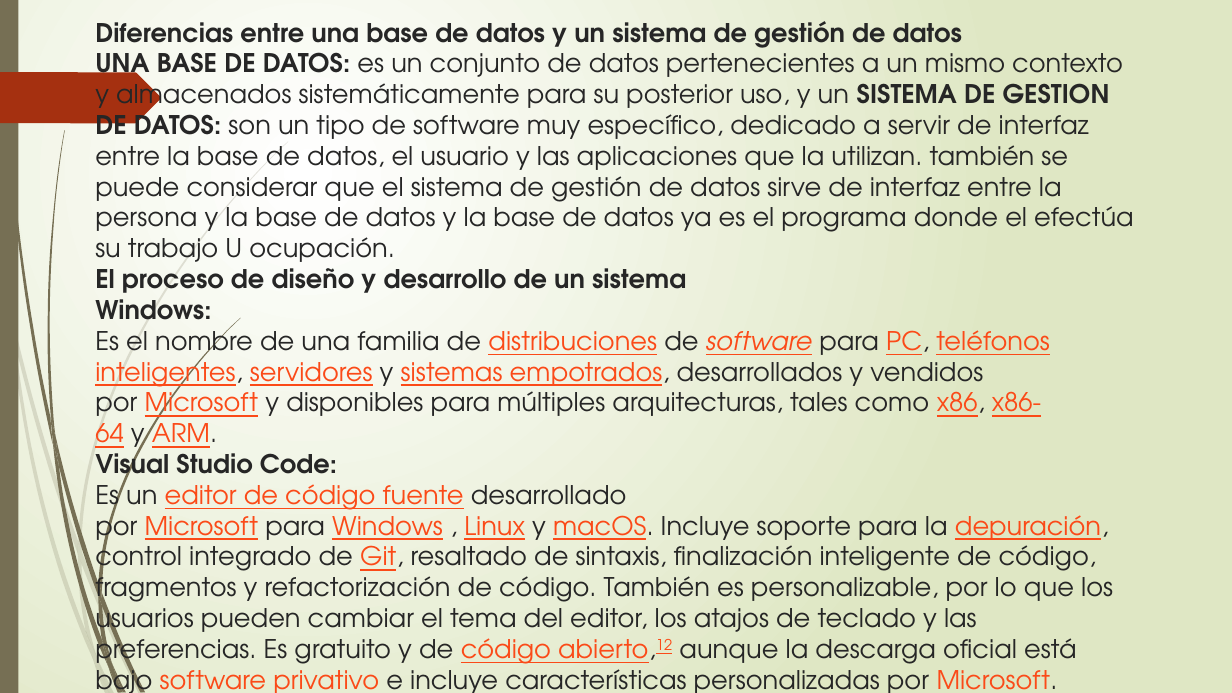
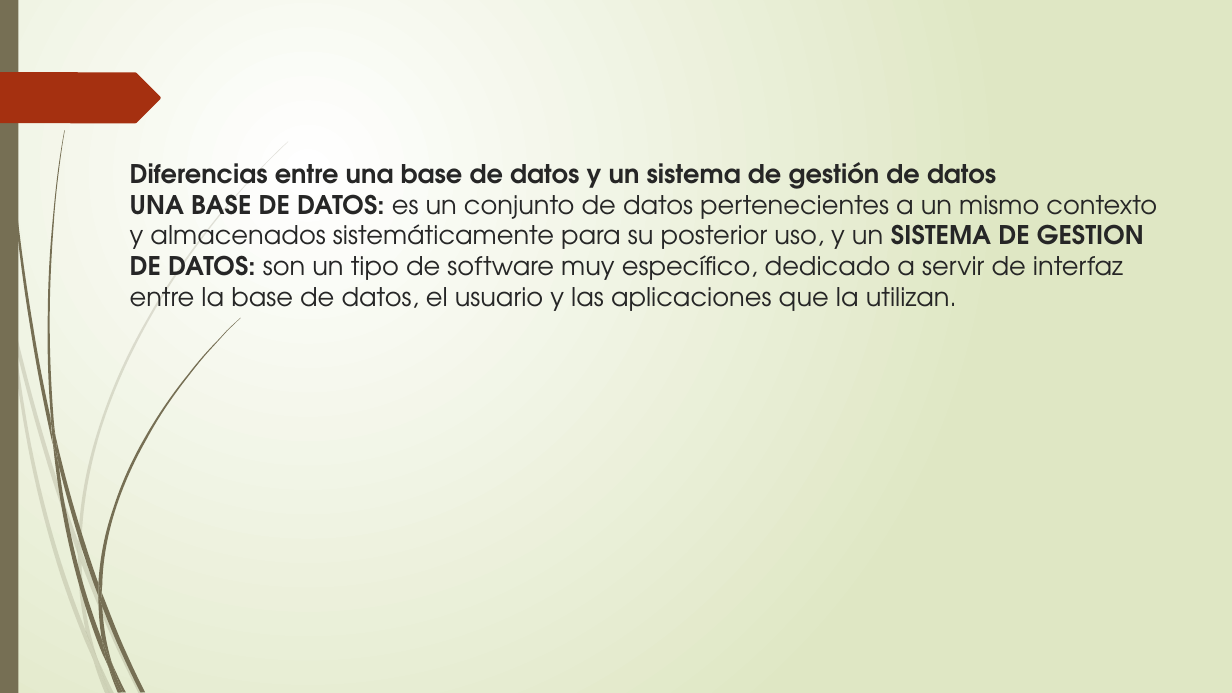
Before and after one commit to francha23/sistema-de-notas, a slide deck: slide 13 of Presentacion/El principio de la sabiduría es el temor.pptx (slide 15 before the commit). Drawn at 1232x693 pixels with LibreOffice and Linux fonts; fonts in the diff are those of the drawing. Boxes give left, top, right and bottom in pixels: in the first picture for what was removed or moved away, otherwise in the second. Text is boxed around its words. In the diff, an @@ line names an element or a change of style, - is before the commit and + after.

```diff
--- a/Presentacion/El principio de la sabiduría es el temor.pptx
+++ b/Presentacion/El principio de la sabiduría es el temor.pptx
@@ title at (130,162,1157,311): text changed @@
-Diferencias entre una base de datos y un sistema de gestión de datos
-UNA BASE DE DATOS: es un conjunto de datos pertenecientes a un mismo contexto y almacenados sistemáticamente para su posterior uso, y un SISTEMA DE GESTION DE DATOS: son un tipo de software muy específico, dedicado a servir de interfaz entre la base de datos, el usuario y las aplicaciones que la utilizan. también se puede considerar que el sistema de gestión de datos sirve de interfaz entre la persona y la base de datos y la base de datos ya es el programa donde el efectúa su trabajo U ocupación.
-El proceso de diseño y desarrollo de un sistema
-Windows:
-Es el nombre de una familia de distribuciones de software para PC, teléfonos inteligentes, servidores y sistemas empotrados, desarrollados y vendidos por Microsoft y disponibles para múltiples arquitecturas, tales como x86, x86-64 y ARM.
-Visual Studio Code:
-Es un editor de código fuente desarrollado por Microsoft para Windows , Linux y macOS. Incluye soporte para la depuración, control integrado de Git, resaltado de sintaxis, finalización inteligente de código, fragmentos y refactorización de código. También es personalizable, por lo que los usuarios pueden cambiar el tema del editor, los atajos de teclado y las preferencias. Es gratuito y de código abierto,12 aunque la descarga oficial está bajo software privativo e incluye características personalizadas por Microsoft.
+Diferencias entre una base de datos y un sistema de gestión de datos
+UNA BASE DE DATOS: es un conjunto de datos pertenecientes a un mismo contexto y almacenados sistemáticamente para su posterior uso, y un SISTEMA DE GESTION DE DATOS: son un tipo de software muy específico, dedicado a servir de interfaz entre la base de datos, el usuario y las aplicaciones que la utilizan.
```
Also in this commit, not shown: 24 other slides changed, 1 slide added, 25 slides removed.
